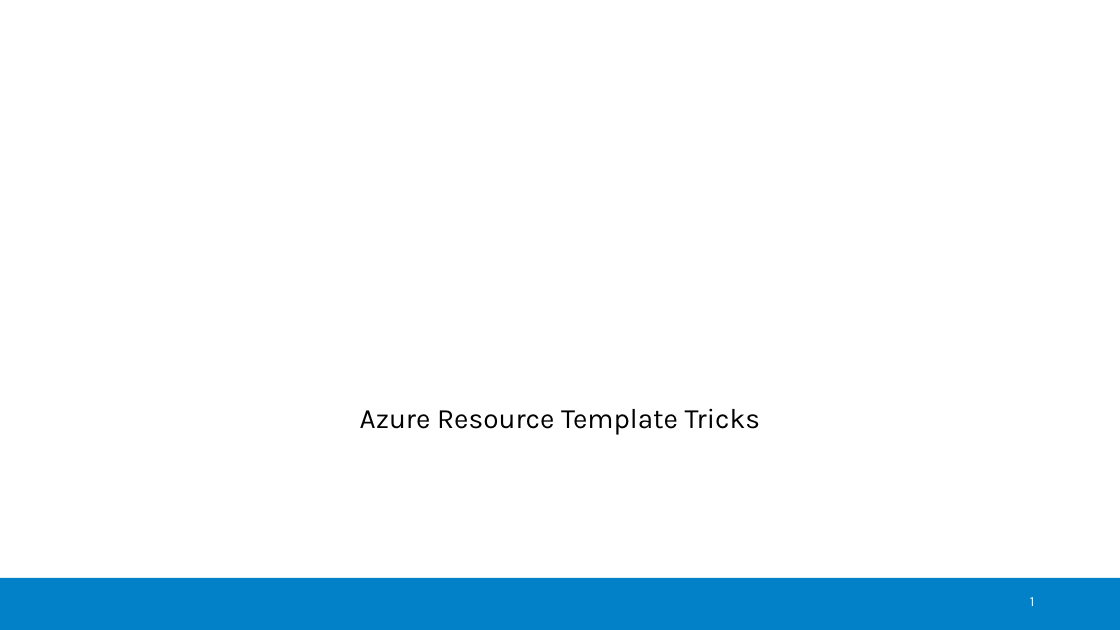
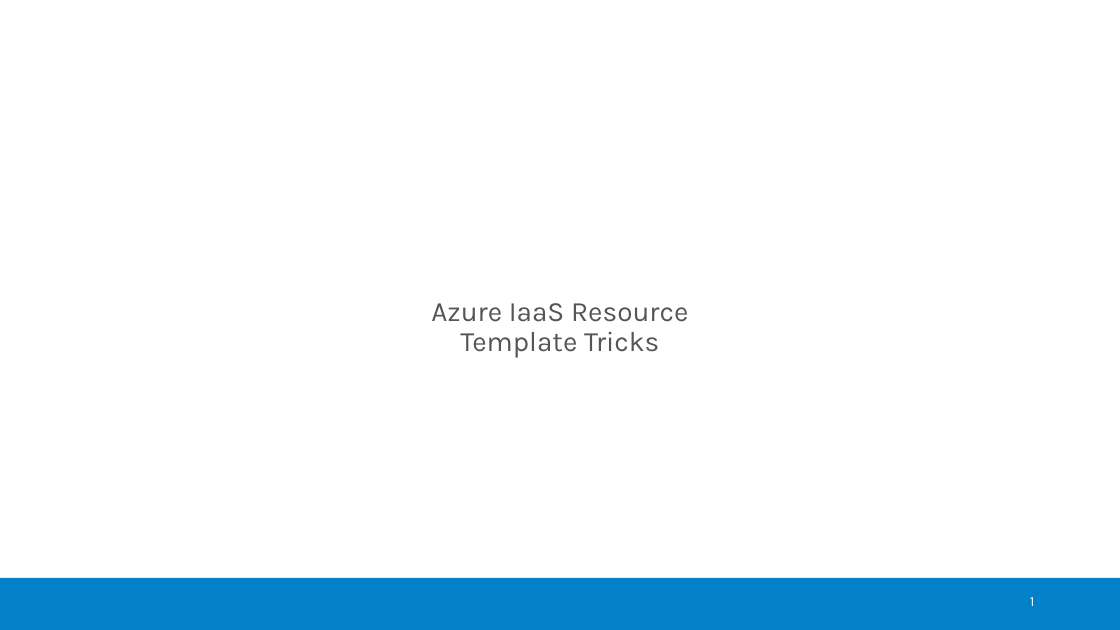
Before and after one commit to ceterion/ct.arm.meetup.deploychristmas, a slide deck: slide 1 of Azure Resource Templates Meetup Bonn.pptx. Drawn at 1120x630 pixels with LibreOffice and Linux fonts; fonts in the diff are those of the drawing; background and template pictures are left out. Boxes give left, top, right and bottom in pixels: in the first picture for what was removed or moved away, otherwise in the second. Text is boxed around its words. In the diff, an @@ line names an element or a change of style, - is before the commit and + after.

```diff
--- a/Azure Resource Templates Meetup Bonn.pptx
+++ b/Azure Resource Templates Meetup Bonn.pptx
@@ subtitle at bbox=[431, 303, 688, 358]: text changed; text colour #000000 to #555555 @@
-Azure Resource Template Tricks
+Azure IaaS Resource Template Tricks
```
Also in this commit, not shown: 1 other slide changed.
